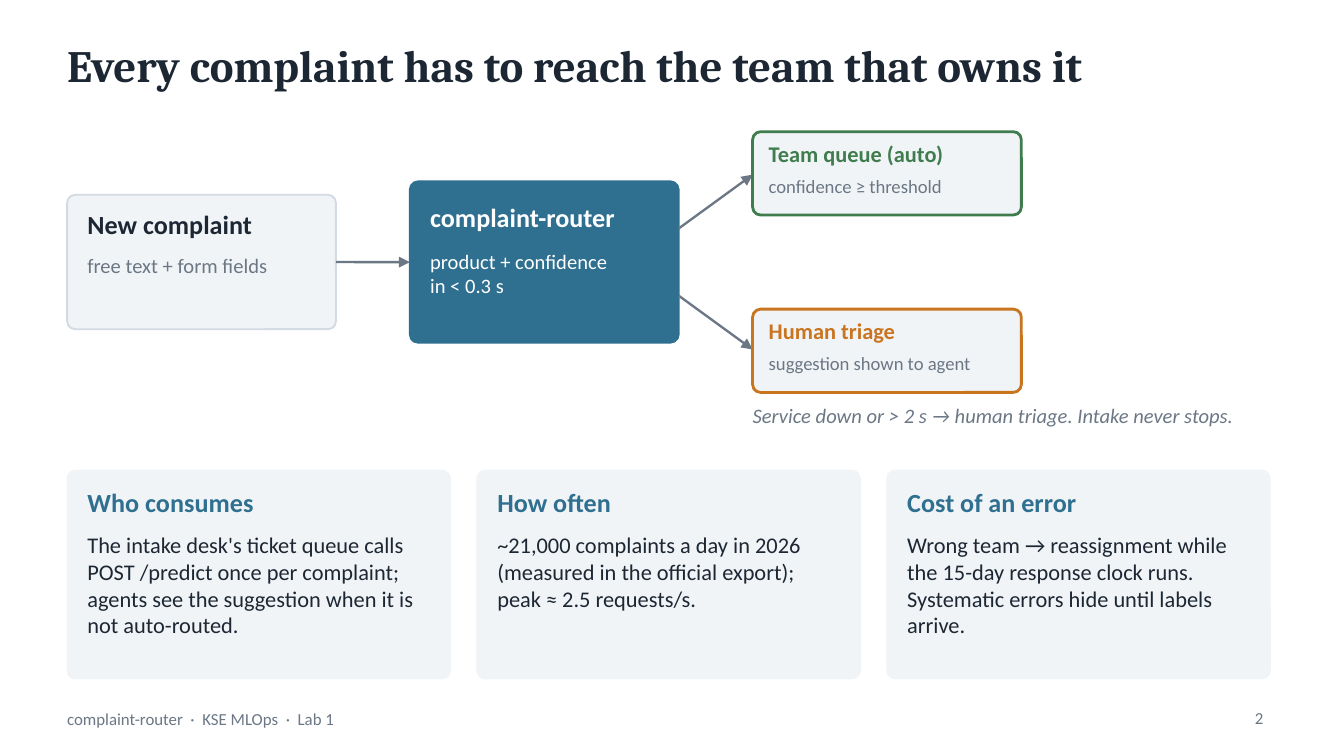
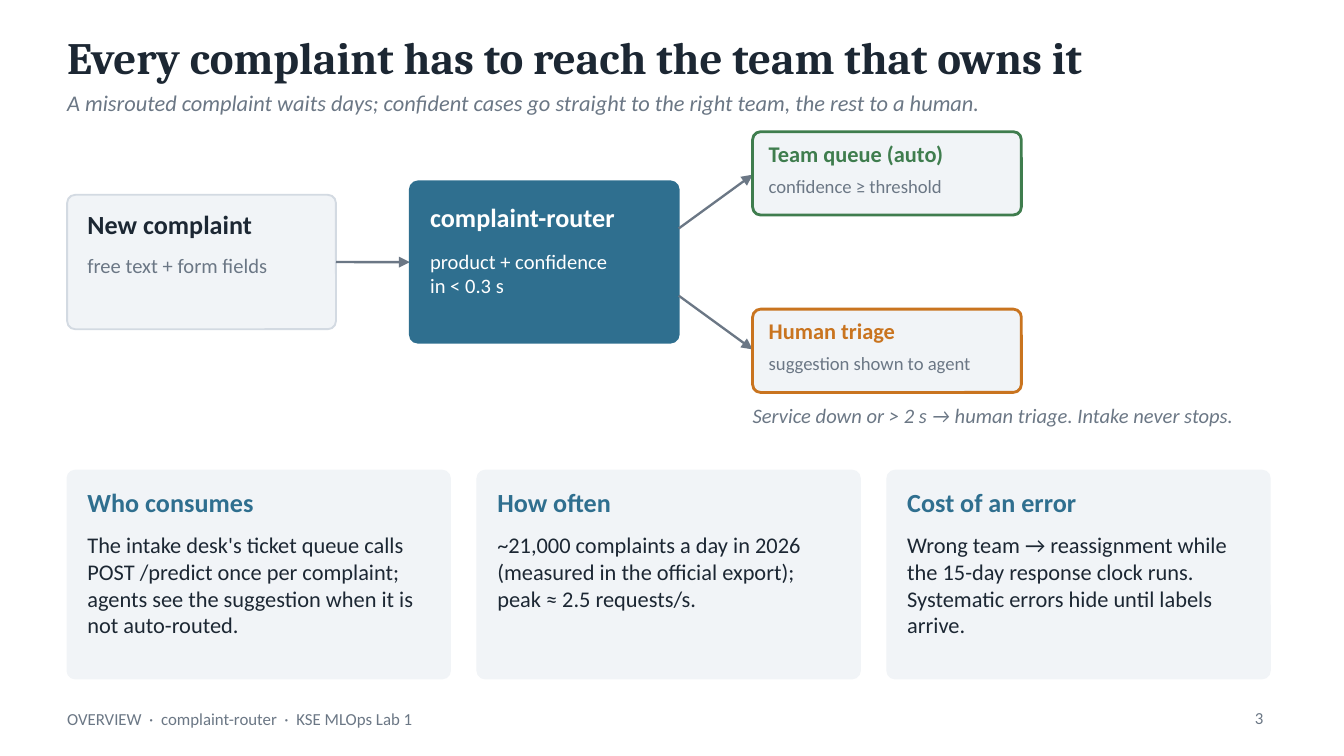
Before and after one commit to goodfrog33/kse-mlops-complaint-router, a slide deck: slide 3 of docs/presentation/complaint-router-lab1.pptx (slide 2 before the commit). Drawn at 1344x756 pixels with LibreOffice and Linux fonts; fonts in the diff are those of the drawing. Boxes give left, top, right and bottom in pixels: in the first picture for what was removed or moved away, otherwise in the second. Text is boxed around its words. In the diff, an @@ line names an element or a change of style, - is before the commit and + after.

```diff
--- a/docs/presentation/complaint-router-lab1.pptx
+++ b/docs/presentation/complaint-router-lab1.pptx
@@ title "Every complaint has to reach ...": place and size @@
-title "Every complaint has to reach ..." at bbox=[67, 51, 1082, 92]
+title "Every complaint has to reach ..." at bbox=[67, 43, 1082, 84]
@@ text added at bbox=[67, 95, 979, 115], 12 pt, text #6B7785, italic @@
+A misrouted complaint waits days; confident cases go straight to the right team, the rest to a human.
@@ text at bbox=[67, 713, 413, 728]: text changed @@
-complaint-router · KSE MLOps · Lab 1
+OVERVIEW · complaint-router · KSE MLOps Lab 1
@@ page number at bbox=[1255, 713, 1264, 724]: text changed @@
-2
+3
```
Also in this commit, not shown: 19 other slides changed, 4 slides added, 4 slides removed, 1 other file.
